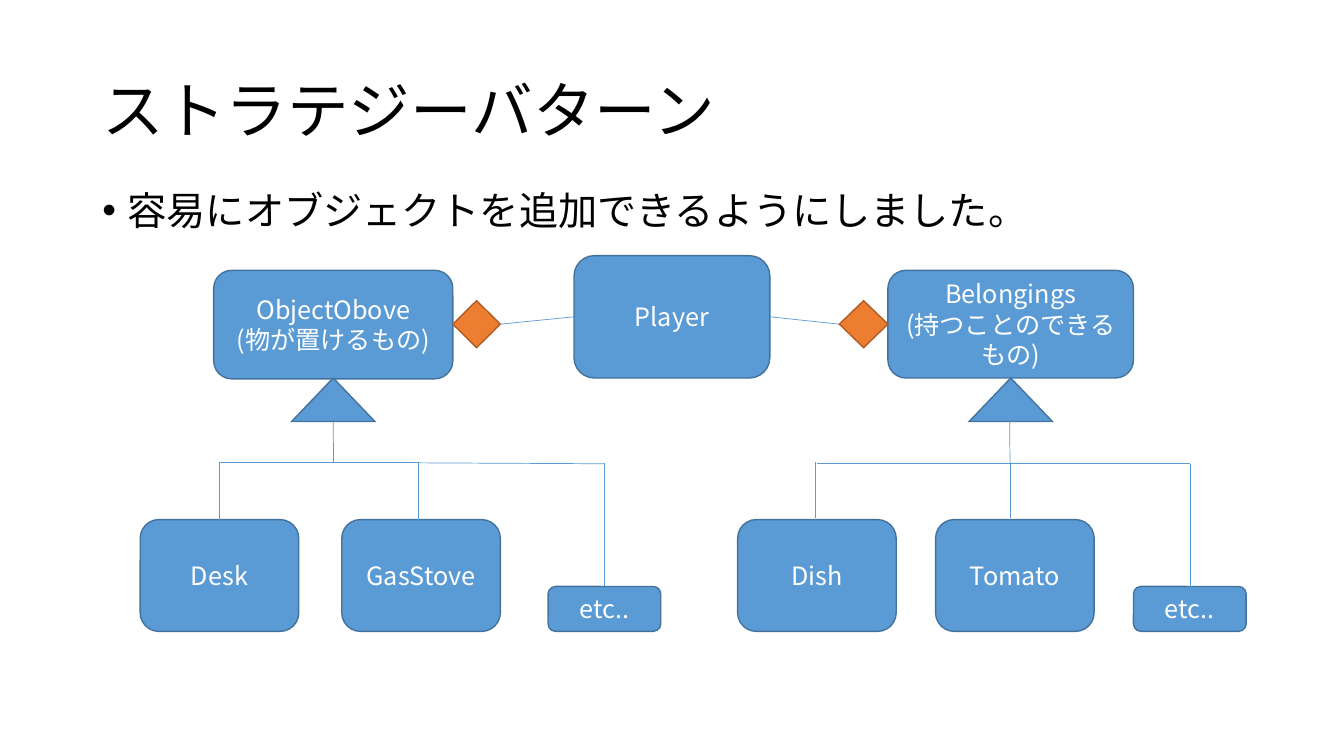
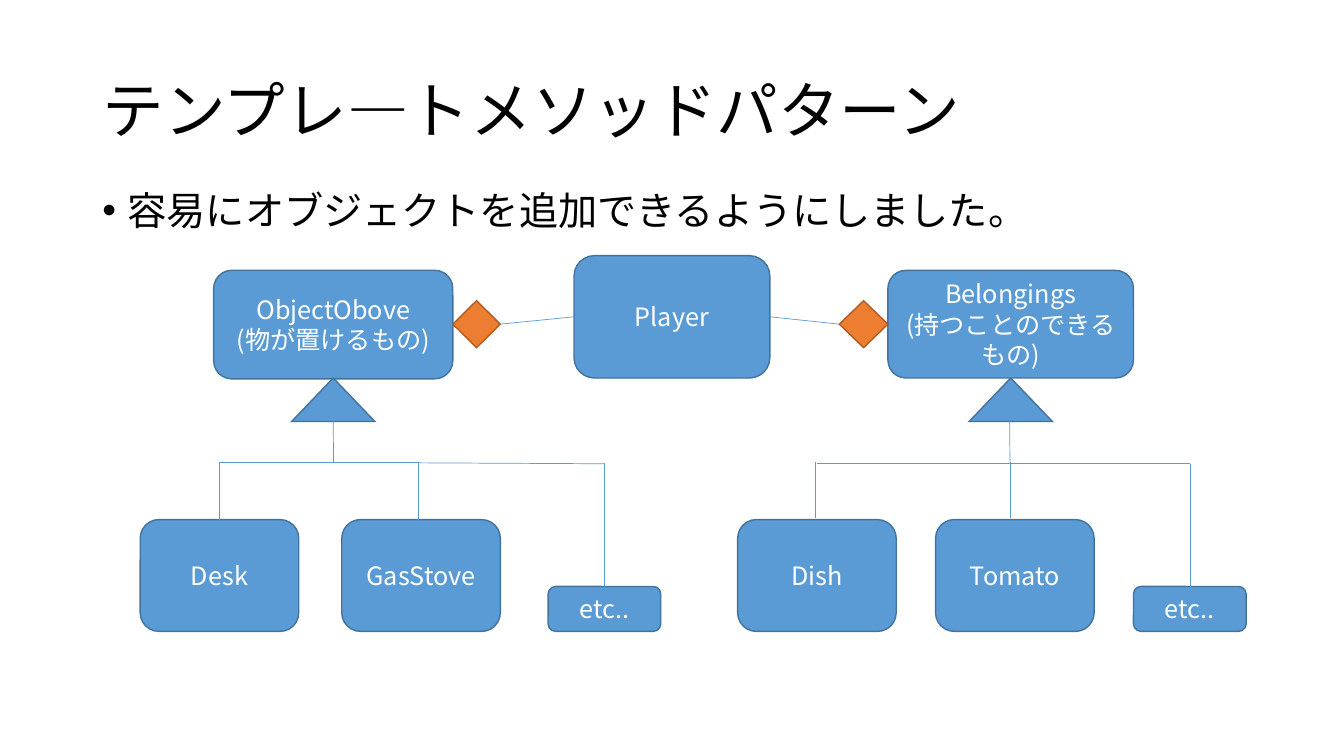
Before and after one commit to kyotento/KyotEngine, a slide deck: slide 9 of ポートフォリオ(仮).pptx. Drawn at 1344x756 pixels with LibreOffice and Linux fonts; fonts in the diff are those of the drawing. Boxes give left, top, right and bottom in pixels: in the first picture for what was removed or moved away, otherwise in the second. Text is boxed around its words. In the diff, an @@ line names an element or a change of style, - is before the commit and + after.

```diff
--- a/ポートフォリオ(仮).pptx
+++ b/ポートフォリオ(仮).pptx
@@ title at [102, 82, 960, 138]: text changed @@
-ストラテジーバターン
+テンプレ―トメソッドパターン
```
Also in this commit, not shown: 5 other slides changed, 1 slide added, 35 other files.
